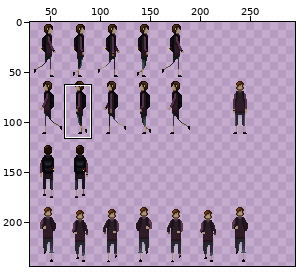
Two states of a sprite sheet, src/LostAndFound.Core/Assets/Images/Player/PlayerAnimations.png. The first picture is a wide view before the edit; the outline marks the close-up.
Close-up. The starting point:
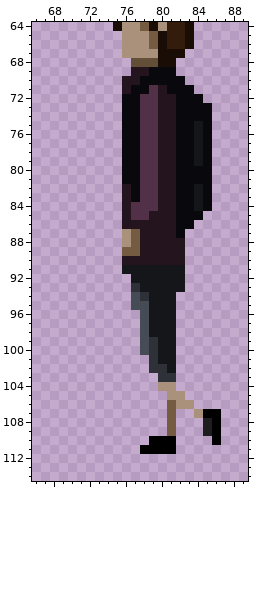
The file is 300x300 pixels. Colours within 5 levels of each other are drawn and written as one. Shown: x 66..89, y 64..114. The wide view leaves out empty margins. The commit also changed other parts of the picture, which this record leaves out.
Now the later version:
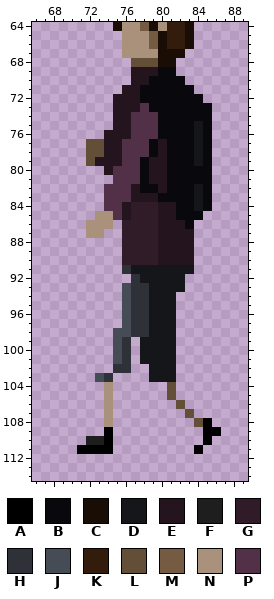
Palette (. is transparent): A #000000  B #08080d  C #1a0d05  D #14161a  E #23141e  F #1e1e1e  G #301b29  H #2e3138  J #464c56  K #341c0c  L #634e38  M #755b41  N #a9917b  P #523148
Edits made:
@@ x 66..89 @@
  68 ...........LLLCC........
- 69 ...........EEBBB........
- 70 ..........EEBBBBB.......
- 71 ..........EBBPEBBB......
- 72 ..........BBPPEEBBB.....
- 73 ..........BBPPEEBBBB....
- 74 ..........BBPPEEBBBB....
- 75 ..........BBPPEEBBDB....
- 76 ..........BBPPEEBBDB....
- 77 ..........BBPPEEBBDB....
- 78 ..........BBPPEEBBDB....
- 79 ..........BBPPEEBBDB....
- 80 ..........BBPPEEBBBB....
- 81 ..........BBPPEEBBBB....
- 82 ..........EBPPEEBBDB....
- 83 ..........EBPPEEBBDB....
- 84 ..........EPPPEEBBDB....
- 85 ..........EPPEEEBBB.....
- 86 ..........EEEEEEBB......
- 87 ..........NMEEEEB.......
- 88 ..........NMEEEEE.......
- 89 ..........MMEEEEE.......
- 90 ..........EEEEEEE.......
- 91 ..........DDDDDDD.......
- 92 ...........DDDDDD.......
- 93 ...........HDDDDD.......
- 94 ...........JHDDD........
- 95 ...........JJDDD........
- 96 ............JDDD........
- 97 ............JDDD........
- 98 ............JDDD........
- 99 ............JHDD........
-100 ............JHDD........
-101 .............HDD........
-102 .............HHD........
-103 ..............HH........
-104 ..............NN........
-105 ...............NN.......
-106 ...............MNN......
-107 ...............M..NAA...
-108 ...............M...FA...
-109 ...............M...FA...
-110 .............AAA....A...
-111 ............AAAA........
+ 69 ...........EEEBB........
+ 70 ...........EEBBBB.......
+ 71 ..........EEBBBBBB......
+ 72 .........EEEBBBBBBB.....
+ 73 .........EEEPBBBBBBB....
+ 74 .........EEPPPBBBBBB....
+ 75 .........EEPPPBBBBDB....
+ 76 ........EEEPPPBBBBDB....
+ 77 ......LLEEPPPBEBBBDB....
+ 78 ......LLEEPPPBEBBBDB....
+ 79 ......LEEEPPBEEBBBDB....
+ 80 ........EPPPBEEBBBBB....
+ 81 .........PPPBEEBBBBB....
+ 82 ........PPPEBBEBBBDB....
+ 83 ........PPPEEEBBBBDB....
+ 84 ........PPEGGGEEBBDB....
+ 85 .......NNPEGGGEEBBB.....
+ 86 ......NNN.GGGGEEEB......
+ 87 ......NN..GGGGEEEE......
+ 88 ..........GGGGEEEE......
+ 89 ..........GGGGEEEE......
+ 90 ..........GGGGEEEE......
+ 91 ..........HDDDDDDD......
+ 92 ...........HDDDDD.......
+ 93 ..........JHHDDDD.......
+ 94 ..........JHHDDD........
+ 95 ..........JHHDDD........
+ 96 ..........JHHDDD........
+ 97 ..........JHHDDD........
+ 98 .........JJHHDDD........
+ 99 .........JH.DDDD........
+100 .........JH.DDDD........
+101 .........JH.DDDD........
+102 .........HH..DDD........
+103 .......JH....DDD........
+104 ........N......L........
+105 ........N......L........
+106 ........N.......L.......
+107 ........N........L......
+108 ........N.........LA....
+109 ........A..........AA...
+110 ......FFA..........A....
+111 .....AAAA.........A.....
 112 ........................
Boxes around the changes in both close-ups, in picture pixels (x1, y1, x2, y2):
changed: (77, 67, 221, 454)
